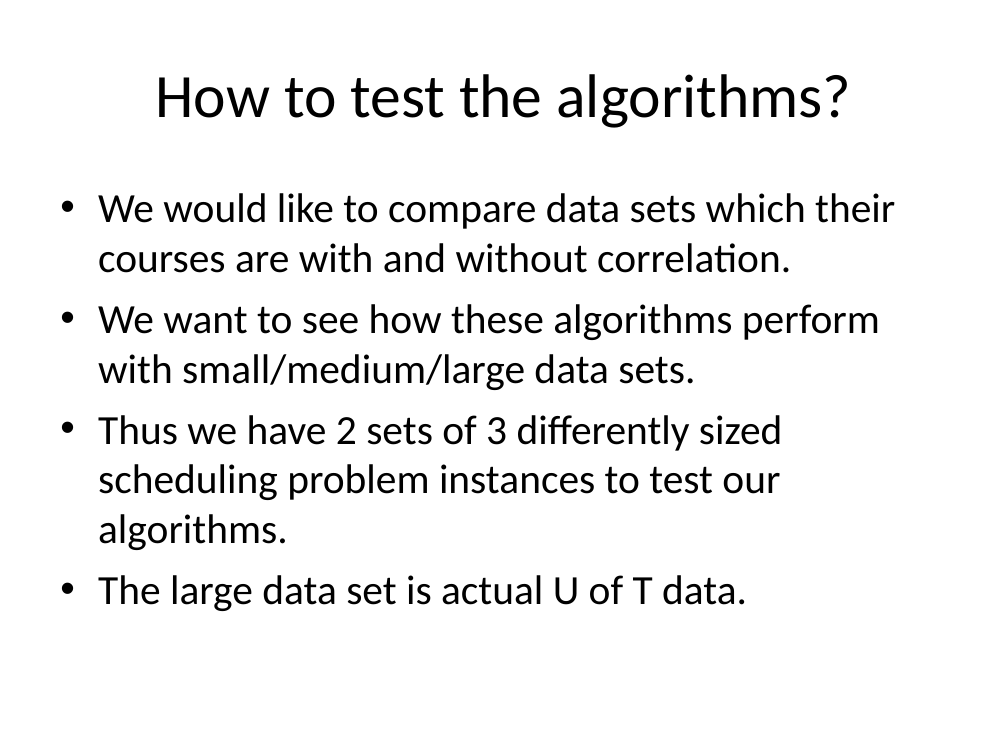
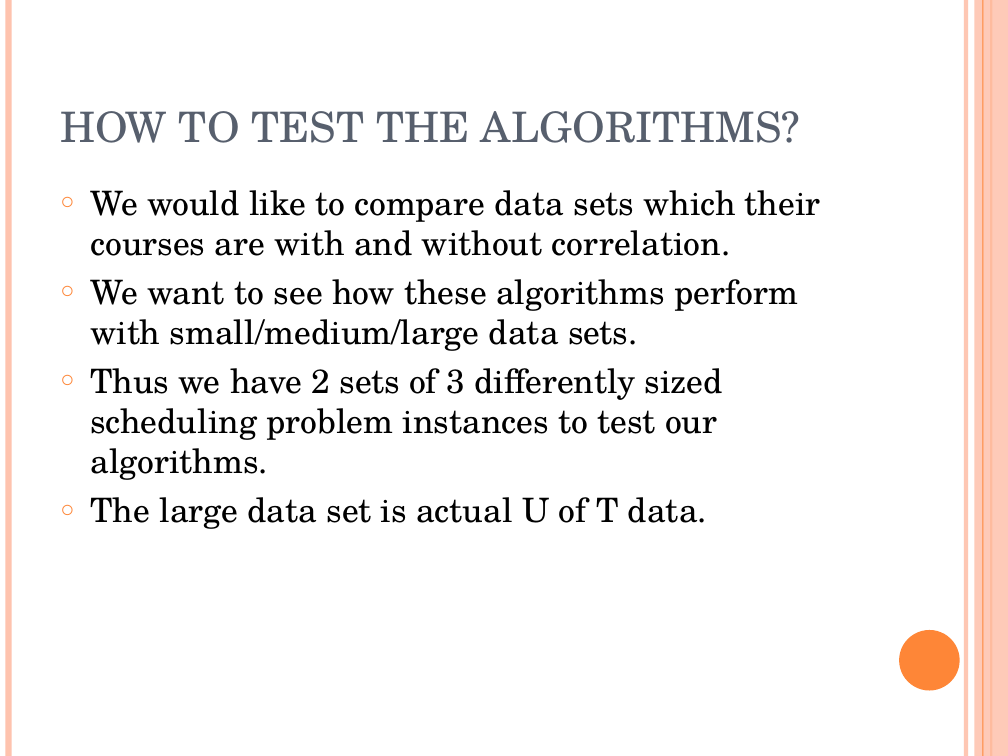
Before and after one commit to putrakoreng/csc384-genetic-algorithms-project, a slide deck: slide 7 of GA_TestBench/Data Files/presentation.ppt. Drawn at 1008x756 pixels with LibreOffice and Linux fonts; fonts in the diff are those of the drawing. Boxes give left, top, right and bottom in pixels: in the first picture for what was removed or moved away, otherwise in the second. Text is boxed around its words. In the diff, an @@ line names an element or a change of style, - is before the commit and + after.

```diff
--- a/GA_TestBench/Data Files/presentation.ppt
+++ b/GA_TestBench/Data Files/presentation.ppt
@@ line added from (8, 0) to (8, 756), #FEC3AE 4.51 pt @@
@@ line added from (966, 0) to (966, 756), #FEC3AE 3 pt @@
@@ rectangle added at [975,0,1008,756], fill #FEC3AE at 87% opacity @@
@@ line added from (983, 0) to (983, 756), #FE8637 0.74 pt @@
@@ line added from (991, 0) to (991, 756), #FE8637 1.5 pt @@
@@ title "HOW TO TEST THE ALGORITHMS?" at [60,111,800,143]: vertical alignment middle to bottom @@
@@ title at [60,111,800,143]: text changed; size 44 to 30 pt; font Calibri to TeX Gyre Schola; text colour #000000 to #575F6D @@
-How to test the algorithms?
+HOW TO TEST THE ALGORITHMS?
@@ text "We would like to compare ..." at [90,190,821,529]: size 29.6 to 24 pt, font Calibri to TeX Gyre Schola; bullet • to ○; less space between paragraphs; bullet colour #000000 to #FE8637 @@
@@ ellipse added at [899,630,960,690], fill #FE8637 @@
```
Also in this commit, not shown: 11 other slides changed.
